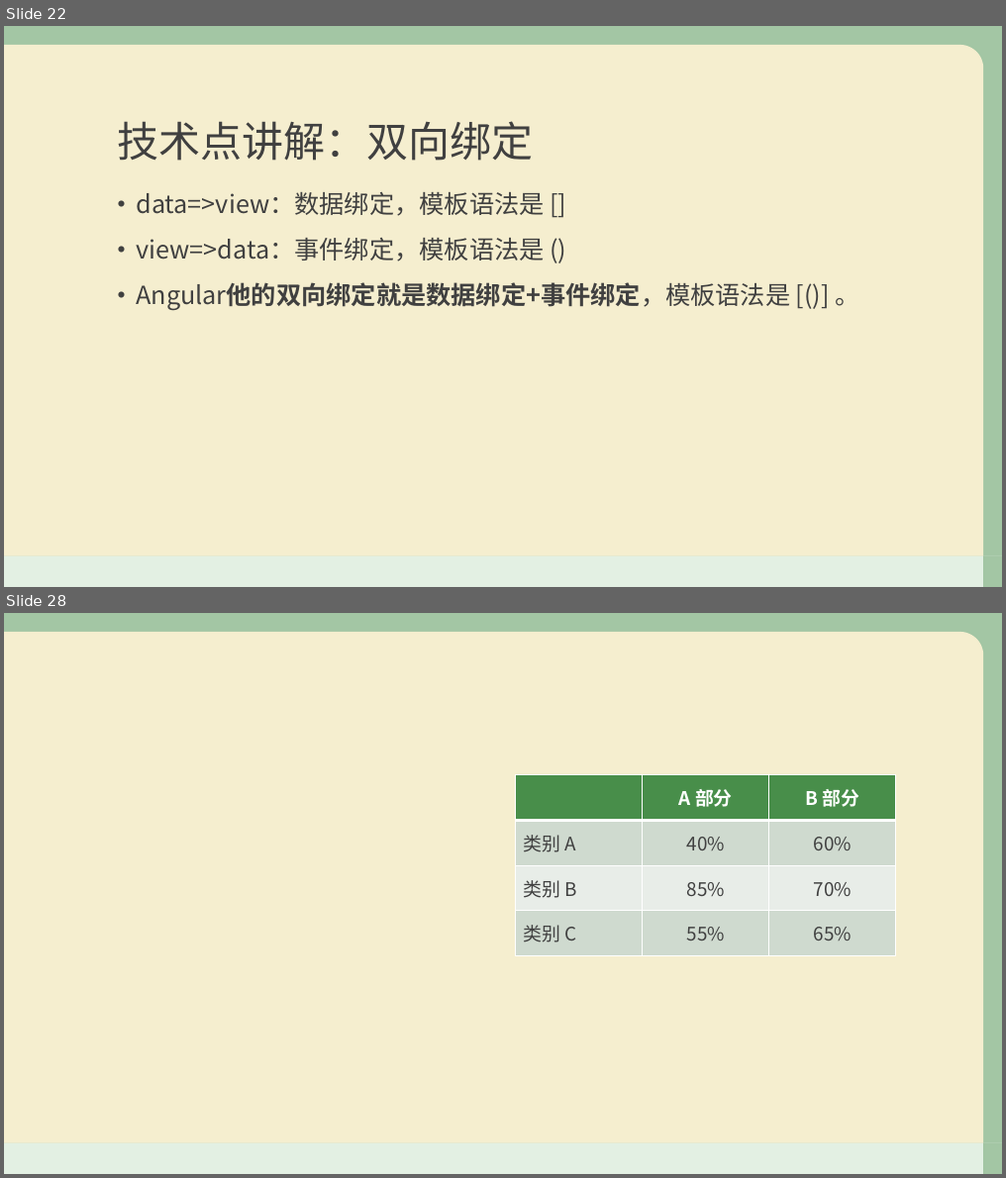
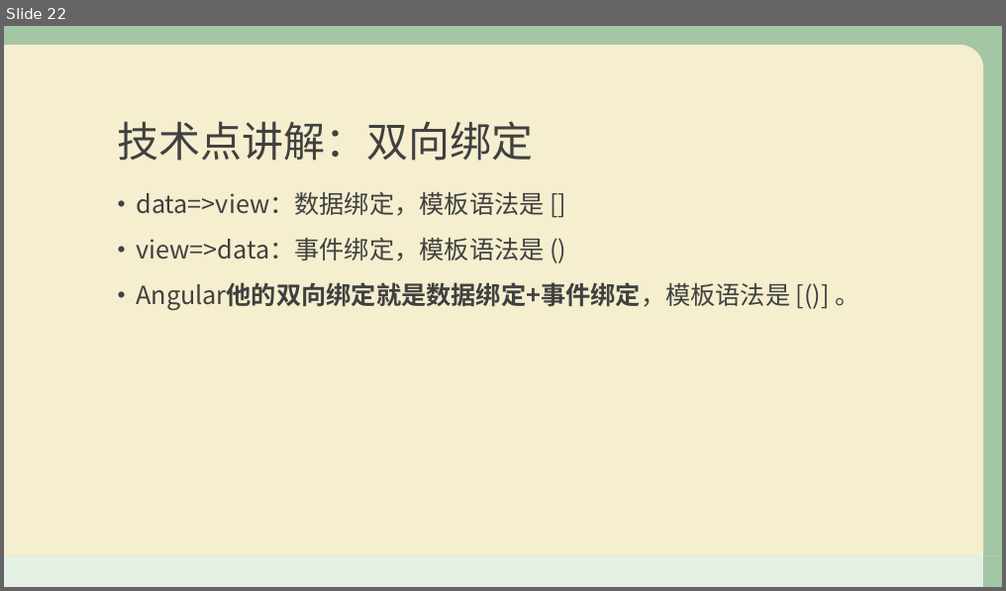
Before and after one commit to duoduoObama/web, a slide deck: 溯源前端赏析.pptx. Shown one above the other, each under a label of ours: slides 22 and 28 before the commit, slide 22 after it; the slides between them are not shown. The pictures are 1006x1178 and 1006x591 pixels, drawn with LibreOffice and Linux fonts; fonts in the diff are those of the drawing; background and template pictures are left out. Boxes give left, top, right and bottom in pixels: in the first picture for what was removed or moved away, otherwise in the second. Text is boxed around its words. In the diff, an @@ line names an element or a change of style, - is before the commit and + after.

```diff
--- a/溯源前端赏析.pptx
+++ b/溯源前端赏析.pptx
@@ slide 28 removed at (4,613,1002,1174), background picture (left out); not listed: 4 template elements that a slide beside it also shows @@
@@ table removed at (515,775,895,957), 4 rows, 3 columns @@
- | A 部分 | B 部分
-类别 A | 40% | 60%
-类别 B | 85% | 70%
-类别 C | 55% | 65%
```
Also in this commit, not shown: 5 slides changed, 3 slides added, 9 other slides removed.
